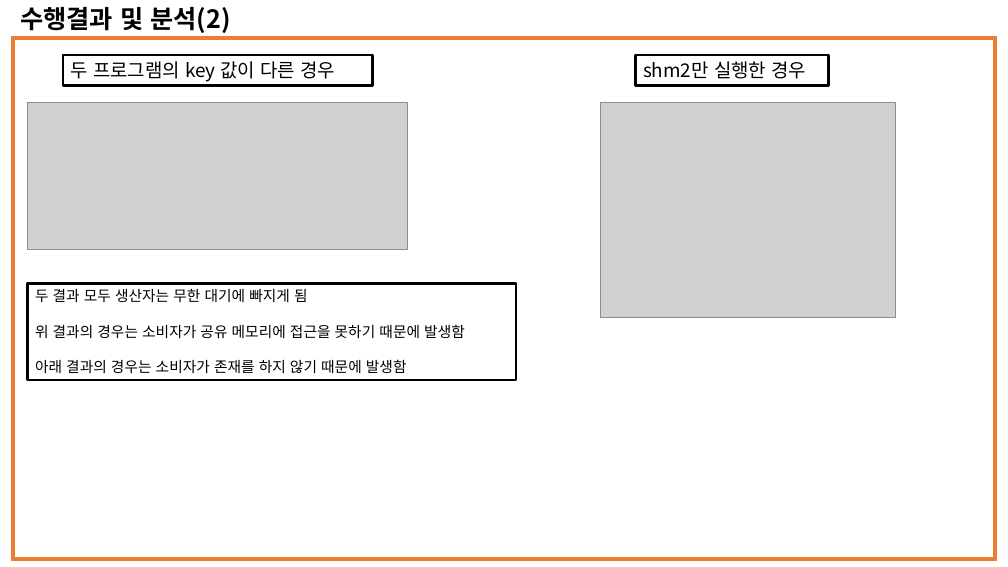
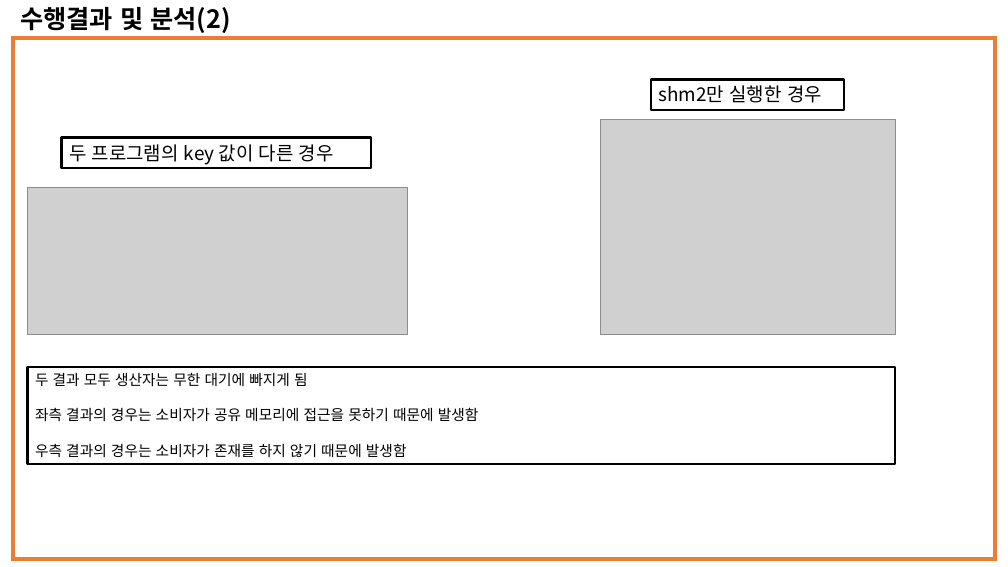
Before and after one commit to dudghks97/OS, a slide deck: slide 4 of 2016305078_최영환_os_report_03.pptx. Drawn at 1008x567 pixels with LibreOffice and Linux fonts; fonts in the diff are those of the drawing; grey boxes stand for pictures. Boxes give left, top, right and bottom in pixels: in the first picture for what was removed or moved away, otherwise in the second. Text is boxed around its words. In the diff, an @@ line names an element or a change of style, - is before the commit and + after.

```diff
--- a/2016305078_최영환_os_report_03.pptx
+++ b/2016305078_최영환_os_report_03.pptx
@@ rectangle "shm2만 실행한 경우": place and size @@
-rectangle "shm2만 실행한 경우" at box(636, 55, 829, 85)
+rectangle "shm2만 실행한 경우" at box(651, 79, 844, 110)
@@ picture: place and size @@
-picture at box(600, 103, 895, 318)
+picture at box(600, 119, 895, 333)
@@ rectangle "두 프로그램의 key 값이 다른 ...": place and size @@
-rectangle "두 프로그램의 key 값이 다른 ..." at box(63, 55, 372, 85)
+rectangle "두 프로그램의 key 값이 다른 ..." at box(62, 138, 371, 168)
@@ picture: place and size @@
-picture at box(28, 103, 408, 250)
+picture at box(28, 188, 408, 334)
@@ rectangle "두 결과 모두 생산자는 무한 ...": place and size @@
-rectangle "두 결과 모두 생산자는 무한 ..." at box(28, 284, 516, 380)
+rectangle "두 결과 모두 생산자는 무한 ..." at box(28, 368, 895, 464)
@@ text in rectangle at box(35, 407, 479, 457): text changed @@
-위 결과의 경우는 소비자가 공유 메모리에 접근을 못하기 때문에 발생함
-아래 결과의 경우는 소비자가 존재를 하지 않기 때문에 발생함
+좌측 결과의 경우는 소비자가 공유 메모리에 접근을 못하기 때문에 발생함
+우측 결과의 경우는 소비자가 존재를 하지 않기 때문에 발생함
```
Also in this commit, not shown: 6 other slides changed, 1 slide added.
